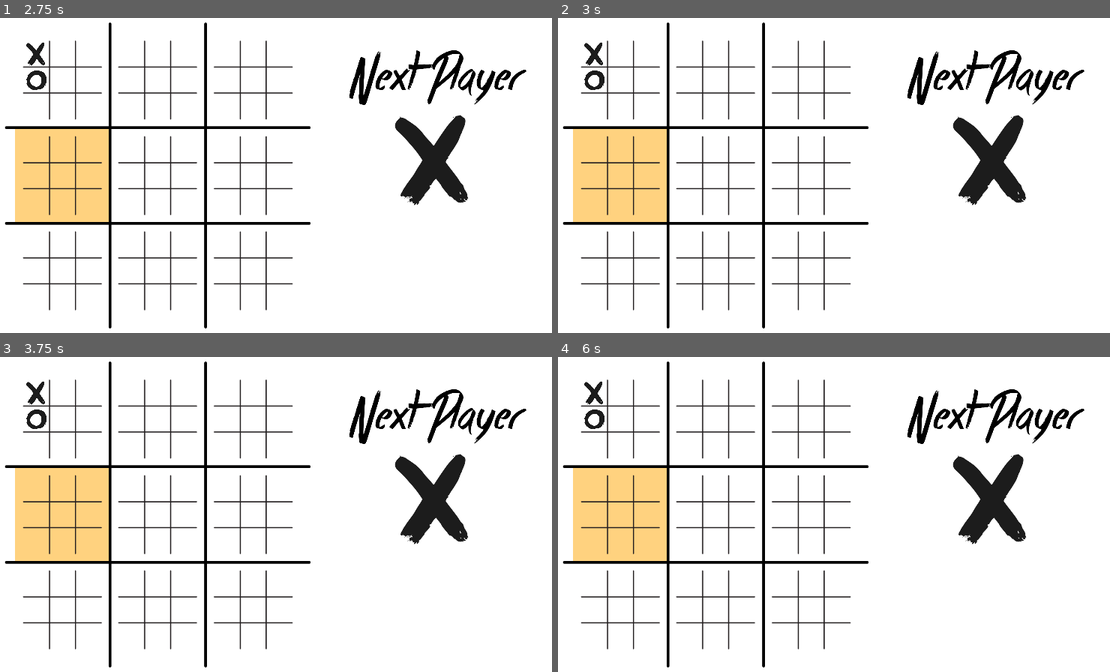
Above: before the commit, frames 1-4 (two rows, left to right).
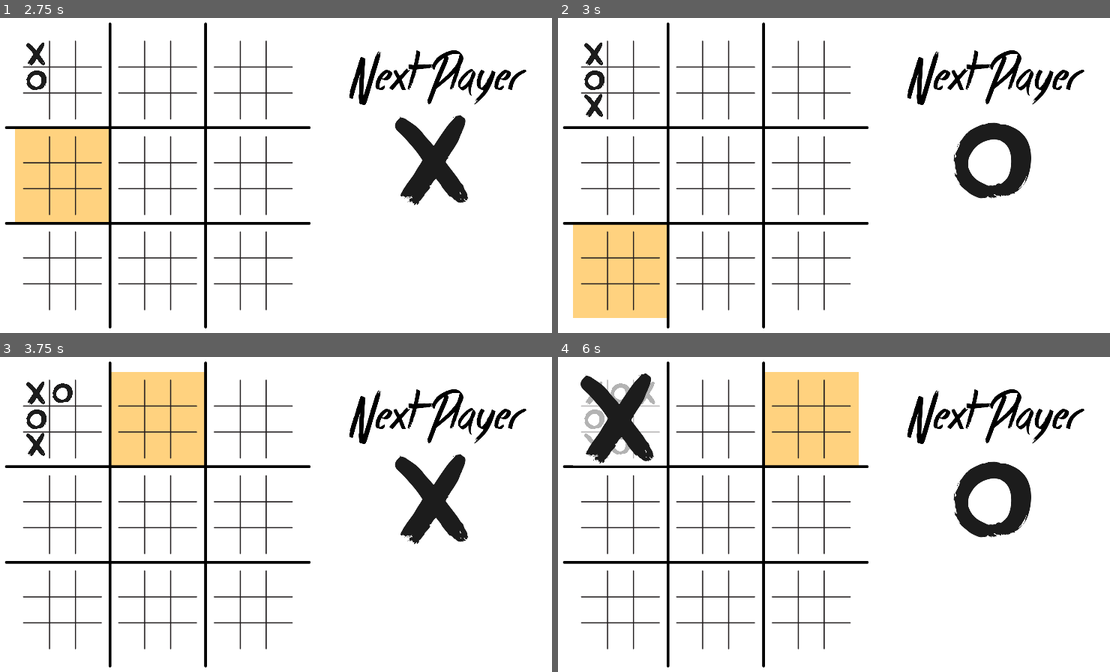
Above: after the commit, the same moments.

Repository: MadAvidCoder/Ultimate-Tic-Tac-Toe
Game: Godot game, scene res://main.tscn
Two runs of this game, one before a commit and one after it. Both use one fixed random seed, a clock stepped at 60 frames per second and the inputs below.
Inputs (mouse positions are in pixels of both pictures, inside the frame that each line leads up to):
- Up to frame 1 (2.75 s): click "Lets Play!" at 0.5 s; tap Enter at 1.25 s; move the mouse to (38, 52) at 1.27 s; press the mouse at (38, 52) at 1.28 s; tap Space at 2 s; move the mouse to (38, 81) at 2.02 s; release the mouse at (38, 81) at 2.03 s; click (38, 81) at 2.1 s
- Up to frame 2 (3 s): tap Enter at 2.75 s; move the mouse to (596, 106) at 2.77 s; press the mouse at (596, 106) at 2.78 s
- Up to frame 3 (3.75 s): tap Space at 3.5 s; move the mouse to (60, 391) at 3.52 s; release the mouse at (60, 391) at 3.53 s; click (60, 391) at 3.6 s
- Up to frame 4 (6 s): tap Enter at 4.25 s; move the mouse to (618, 420) at 4.27 s; press the mouse at (618, 420) at 4.28 s; tap Space at 5 s; move the mouse to (618, 445) at 5.02 s; release the mouse at (618, 445) at 5.03 s; click (618, 445) at 5.1 s; move the mouse to (646, 391) at 5.77 s; press the mouse at (646, 391) at 5.78 s

Frame 1 is identical in both runs. In frame 2, 12% of the frame differs, in the area x 2-86%, y 24-96%; in frame 3, 10%; in frame 4, 14%, in the area x 2-86%, y 4-65%.

Commit message:
Add Draw Functionality
Fixes a couple bugs, and adds detection to trigger game-over if it is a draw.

Diff:
--- a/project/main.gd
+++ b/project/main.gd
@@ -123,7 +123,7 @@
 		for condition in win_conditions:
 			var passes = true
 			for i in condition:
-				if big_sprites[i].frame != player or big_marks[i].visible == false:
+				if big_sprites[i].frame != player or big_marks[i].visible == false or big_sprites[i].visible == false:
 					passes = false
 			if passes:
 				return true
@@ -146,13 +146,25 @@
 	win_overlay.hide()
 	reset()
 
+func check_full(square: int) -> bool:
+	var show_count = 0
+	for child in child_sprites[square]:
+		if child.visible:
+			show_count += 1
+	if show_count == 9:
+		return true
+	else:
+		return false
+
 func _process(_delta: float) -> void:
 	if state == 0:
 		begin.show()
 		anywhere.hide()
+		click_buffer = 0
 	elif state == 1:
 		if click_buffer:
-			if child_sprites[click_buffer[0]][click_buffer[1]].visible == false and cur_big_square in [click_buffer[0], -1] and not click_buffer[0] in won:
+#			if child_sprites[click_buffer[0]][click_buffer[1]].visible == false and cur_big_square in [click_buffer[0], -1] and not click_buffer[0] in won:
+			if child_sprites[click_buffer[0]][click_buffer[1]].visible == false and not click_buffer[0] in won:
 				child_sprites[click_buffer[0]][click_buffer[1]].frame = next.frame
 				child_sprites[click_buffer[0]][click_buffer[1]].show()
 				if check_won(click_buffer[0], next.frame):
@@ -162,7 +174,13 @@
 					if check_won(-1, next.frame):
 						state = 2
 						winner = next.frame
-						click_buffer = 0
+				elif check_full(click_buffer[0]):
+					won.append(click_buffer[0])
+					big_sprites[click_buffer[0]].visible = false
+					big_marks[click_buffer[0]].show()
+					if len(won) == 9:
+						state = 2
+						winner = 2
 				if winner == -1:
 					next.frame = not next.frame
 					cur_big_square = click_buffer[1]
@@ -174,8 +192,7 @@
 						anywhere.hide()
 						indicator.position = indicator_positions[cur_big_square]
 						indicator.show()
-			else:
-				click_buffer = 0
+			click_buffer = 0
 	else:
 		if not shown:
 			anywhere.hide()
--- a/project/main.tscn
+++ b/project/main.tscn
@@ -8,6 +8,7 @@
 [ext_resource type="Script" path="res://click_check.gd" id="5_2d2vc"]
 [ext_resource type="Texture2D" uid="uid://cpl7mmbdjr654" path="res://Xs Win.png" id="7_yvnnf"]
 [ext_resource type="Texture2D" uid="uid://beb4wqeo2fxiu" path="res://Os win.png" id="8_vn7m8"]
+[ext_resource type="Texture2D" uid="uid://dieynw16hcpvi" path="res://draw.png" id="9_tasc8"]
 [ext_resource type="Texture2D" uid="uid://d1epgedk80y5k" path="res://Logo.png" id="9_tsv3g"]
 
 [sub_resource type="RectangleShape2D" id="RectangleShape2D_tg6ac"]
@@ -35,6 +36,9 @@
 }, {
 "duration": 1.0,
 "texture": ExtResource("8_vn7m8")
+}, {
+"duration": 1.0,
+"texture": ExtResource("9_tasc8")
 }],
 "loop": true,
 "name": &"default",
@@ -1174,6 +1178,7 @@
 [node name="WinMark" parent="Win" instance=ExtResource("3_sqpk3")]
 position = Vector2(576, 172)
 sprite_frames = SubResource("SpriteFrames_sm6mh")
+frame = 2
 speed_scale = 0.0
 
 [node name="Again" type="Button" parent="Win"]
Binary file added: project/draw.png
Not shown, added: project/draw.png.import
Not shown: 1 places in project/main.tscn that only renumber resources
Not shown, changed: .gitignore
